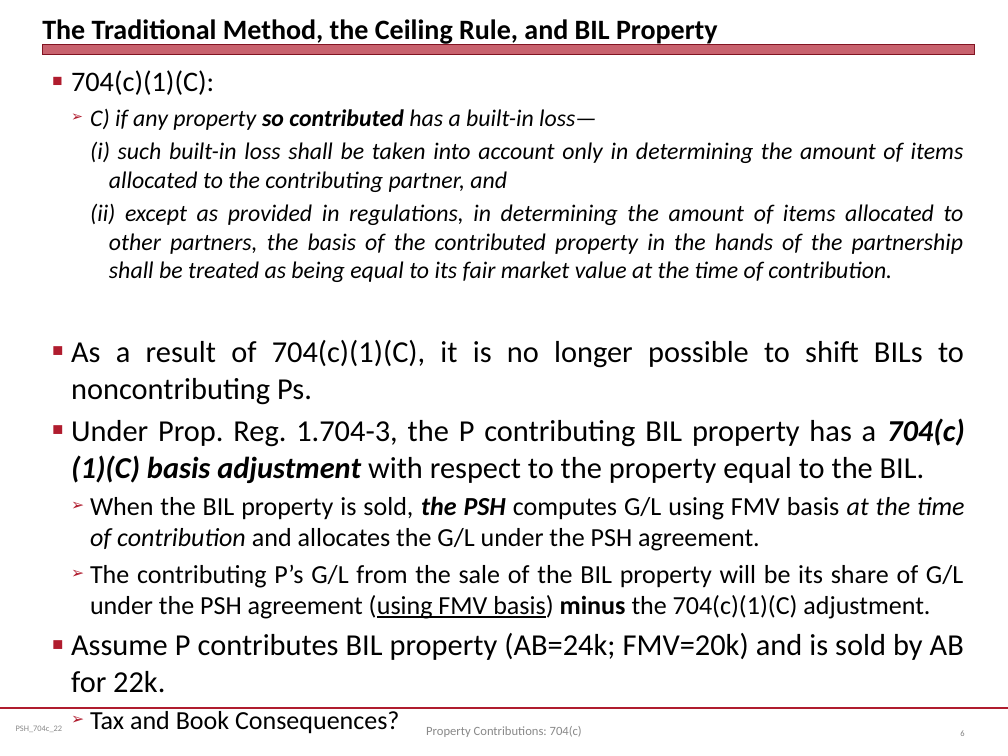
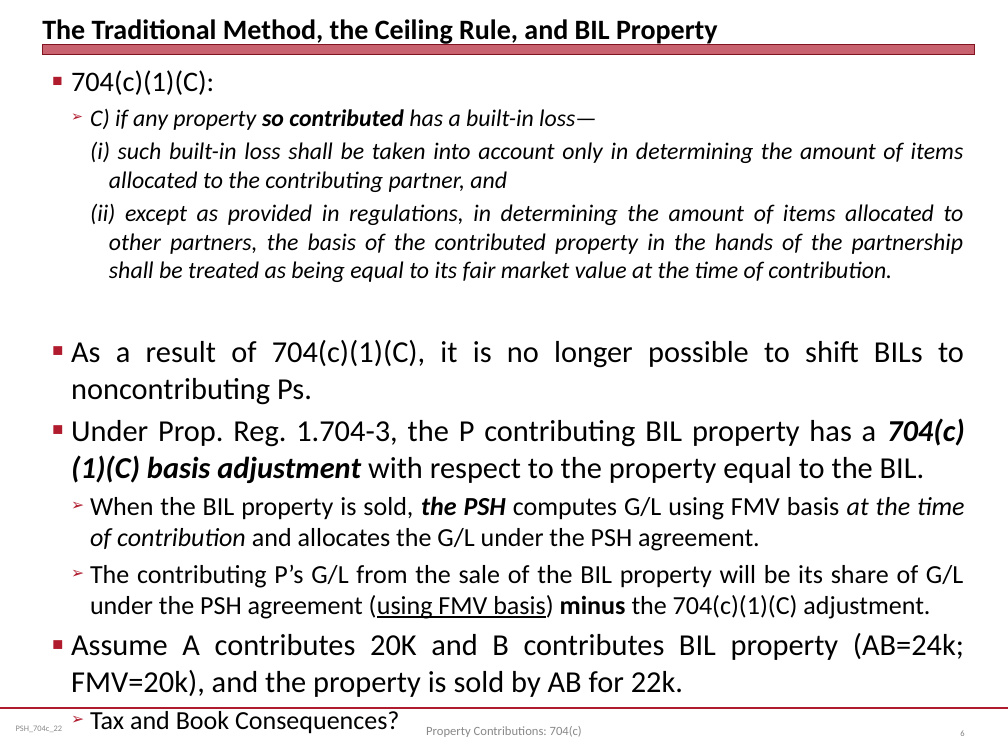
Before and after one commit to jmc877/Partnership-Tax, a slide deck: slide 6 of slides/PSH_704c_22.pptx. Drawn at 1008x756 pixels with LibreOffice and Linux fonts; fonts in the diff are those of the drawing. Boxes give left, top, right and bottom in pixels: in the first picture for what was removed or moved away, otherwise in the second. Text is boxed around its words. In the diff, an @@ line names an element or a change of style, - is before the commit and + after.

```diff
--- a/slides/PSH_704c_22.pptx
+++ b/slides/PSH_704c_22.pptx
@@ text at bbox=[71, 633, 964, 697]: text changed @@
-■ Assume P contributes BIL property (AB=24k; FMV=20k) and is sold by AB for 22k.
+■ Assume A contributes 20K and B contributes BIL property (AB=24k; FMV=20k), and the property is sold by AB for 22k.
```
Also in this commit, not shown: 3 other slides changed, 1 other file.
